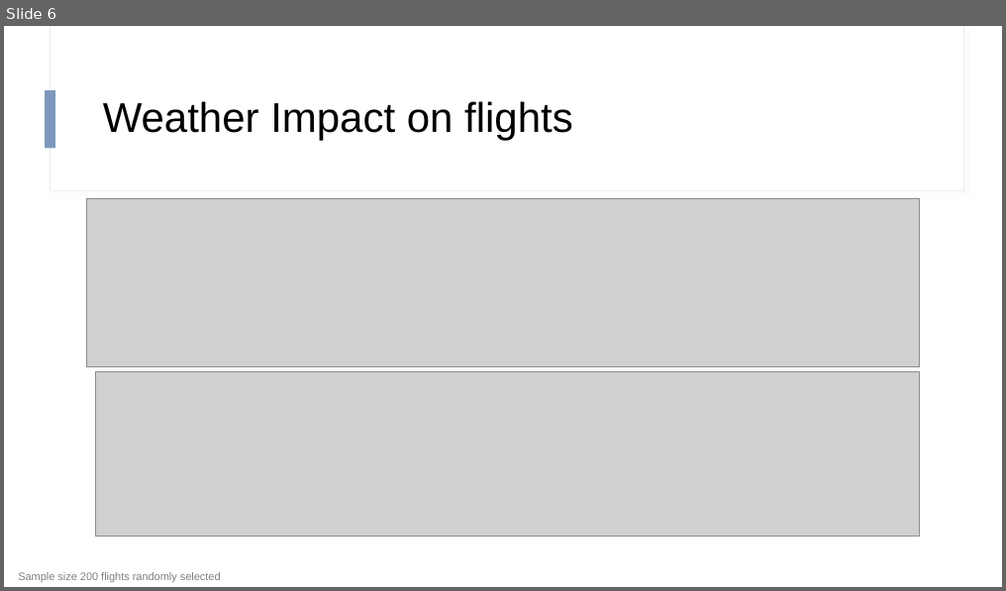
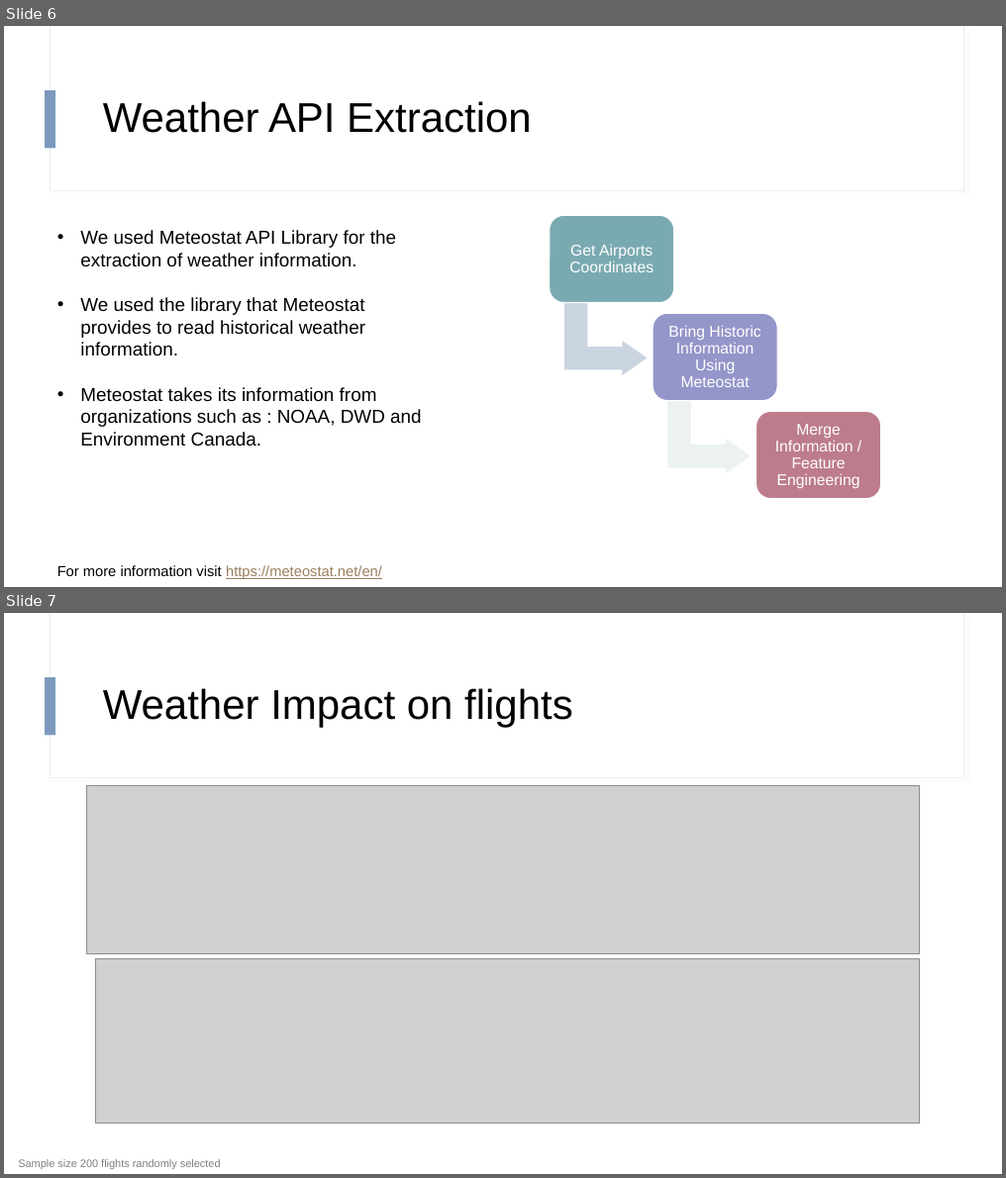
Before and after one commit to hapl/predict-flight-delays, a slide deck: output/presentation/Project_presentation_v2.pptx. Shown one above the other, each under a label of ours: slide 6 before the commit, slides 6 and 7 after it. The pictures are 1006x591 and 1006x1178 pixels, drawn with LibreOffice and Linux fonts; fonts in the diff are those of the drawing; grey boxes stand for pictures. Boxes give left, top, right and bottom in pixels: in the first picture for what was removed or moved away, otherwise in the second. Text is boxed around its words. In the diff, an @@ line names an element or a change of style, - is before the commit and + after.

Commit message:
Changes to presentation draft
Changes to presentation draft

```diff
--- a/output/presentation/Project_presentation_v2.pptx
+++ b/output/presentation/Project_presentation_v2.pptx
@@ slide 6 added at [4,26,1002,587], background #FFFFFF; not listed: 3 template elements that a slide beside it also shows @@
@@ title added at [103,101,532,133], 40 pt, text #000000 @@
+Weather API Extraction
@@ text added at [57,230,422,579], 18 pt, text #000000 @@
+• We used Meteostat API Library for the extraction of weather information.
+• We used the library that Meteostat provides to read historical weather information.
+• Meteostat takes its information from organizations such as : NOAA, DWD and Environment Canada.
+For more information visit https://meteostat.net/en/
@@ group added at [549,215,881,499]: 3 rounded rectangles, 3 texts, 2 bent up arrows @@
+Get Airports Coordinates
+Bring Historic Information Using Meteostat
+Merge Information / Feature Engineering
@@ what was slide 6 is now slide 7 @@
```
Also in this commit, not shown: 4 other slides added, 2 slides removed.
